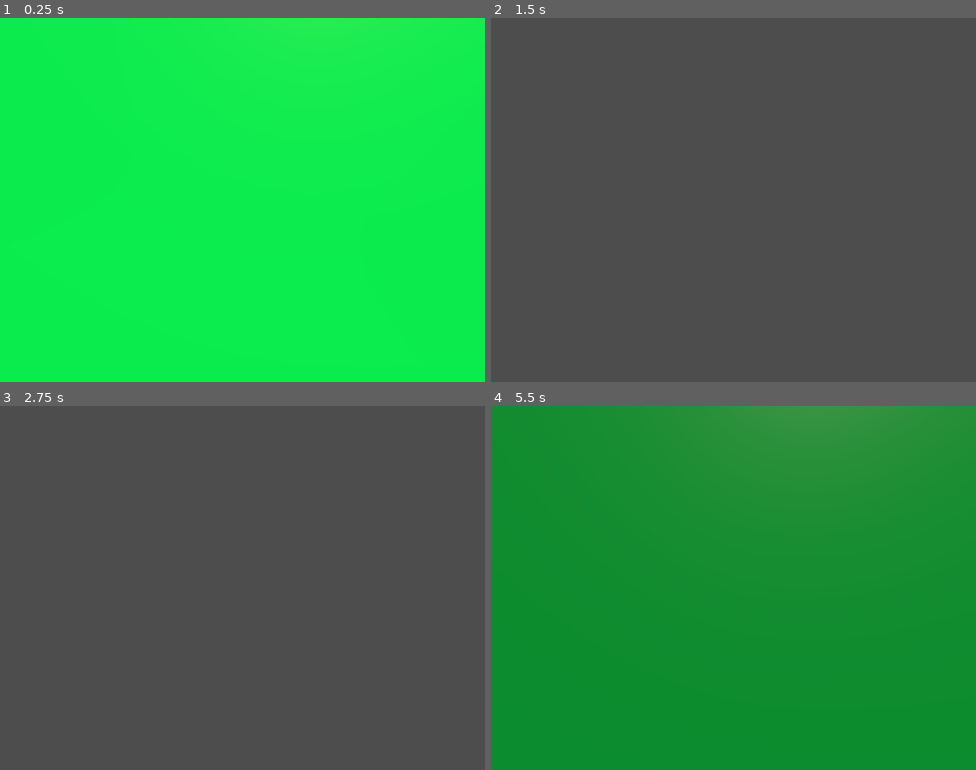
Above: before the commit, frames 1-4 (two rows, left to right).
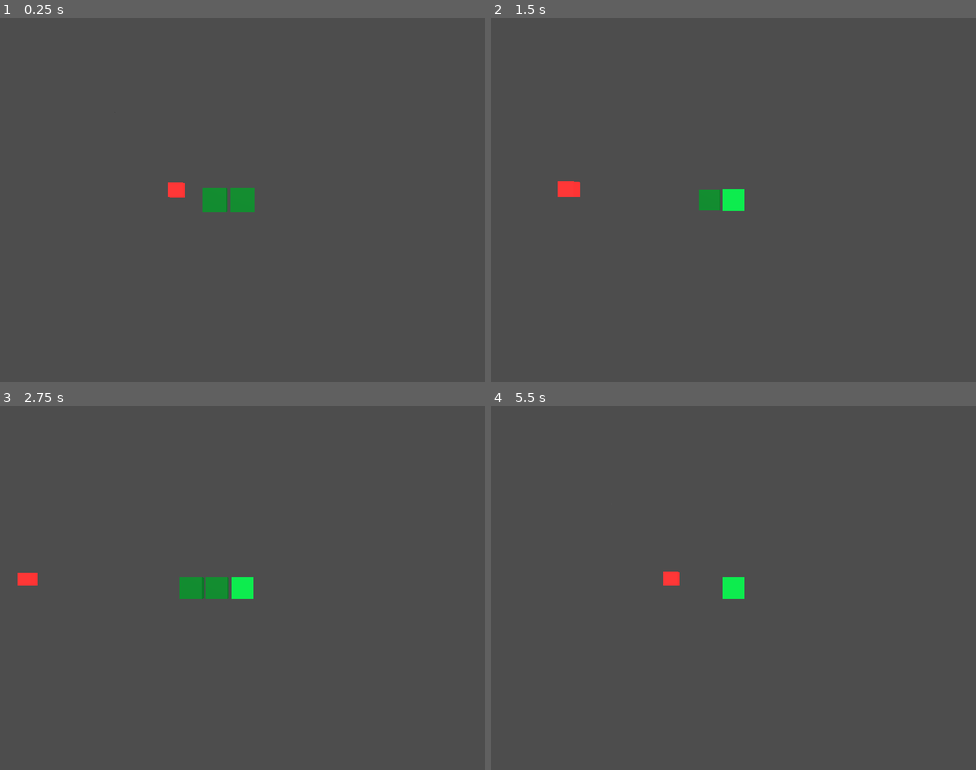
Above: after the commit, the same moments.

Repository: kevindunn766/ai-game-studio
Game: Godot game, scene res://scenes/Main.tscn
Same seed, same stepped clock (60 frames per second), same inputs: the game is played once before the commit and once after it.
Inputs:
- Up to frame 1 (0.25 s): no input
- Up to frame 2 (1.5 s): tap Enter (ui_accept) at 0.5, 0.77 s; hold D (move_right) 0.53-1.28 s; hold S (move_down) from 1.28 s (still down)
- Up to frame 3 (2.75 s): tap Enter (ui_accept) at 1.52 s; release S (move_down) at 2.03 s; hold D (move_right) from 2.03 s (still down)
- Up to frame 4 (5.5 s): release D (move_right) at 2.78 s; hold W (move_up) 2.78-3.53 s; tap Enter (ui_accept) at 3.02, 3.77, 4.52 s; hold A (move_left) 3.53-5.03 s; hold S (move_down) from 5.03 s (still down)

The runs differ from the first frame. In frame 1, 100% of the frame differs, in the area x 0-100%, y 0-100%; in frame 2, 0.7%; in frame 3, 1.0%; in frame 4, 100%.

Commit message:
refactor: proper camera parenting under snake Seg0 with growing spring arm

Diff:
--- a/snake-3d/scenes/Main.tscn
+++ b/snake-3d/scenes/Main.tscn
@@ -32,9 +32,18 @@
 ca_iterations = 4
 spawn_carve_radius = 4
 
-[node name="CameraCranePivot" type="Node3D" parent="."]
+[node name="Snake" type="Node3D" parent="."]
+script = ExtResource("2_snake")
 
-[node name="Camera3D" type="Camera3D" parent="CameraCranePivot"]
+[node name="Seg0" type="Node3D" parent="Snake"]
+
+[node name="CameraCranePivot" type="Node3D" parent="Snake/Seg0"]
+
+[node name="SpringArm3D" type="SpringArm3D" parent="Snake/Seg0/CameraCranePivot"]
+spring_length = 13.9
+collision_mask = 0
+
+[node name="Camera3D" type="Camera3D" parent="Snake/Seg0/CameraCranePivot/SpringArm3D"]
 transform = Transform3D(1, 0, 0, 0, 1, 0, 0, 0, 1, 0, 0, 0)
 script = ExtResource("6_cam")
 target = NodePath("/root/Main/Snake")
@@ -42,9 +51,6 @@
 fov = 55.0
 near = 0.1
 far = 150.0
-
-[node name="Snake" type="Node3D" parent="."]
-script = ExtResource("2_snake")
 
 [node name="Food" type="Node3D" parent="."]
 transform = Transform3D(1, 0, 0, 0, 1, 0, 0, 0, 1, 11, 0.55, 11)
--- a/snake-3d/scripts/camera_controller.gd
+++ b/snake-3d/scripts/camera_controller.gd
@@ -1,44 +1,39 @@
 class_name CameraController extends Camera3D
 
 @export var target: Node3D
-@export var distance: float = 13.5
-@export var height: float = 13.5
-@export var look_ahead: float = 3.0
+@export var base_distance: float = 13.5
+@export var growth_per_segment: float = 0.4
 @export var smooth: float = 5.0
 @export var pivot_height: float = 2.0
+@export var height: float = 0.8
+@export var look_ahead: float = 3.0
 
 var _pivot: Node3D
 var _spring: SpringArm3D
-var _current_offset: Vector3 = Vector3.ZERO
+var _initialized: bool = false
 
 
 func _ready() -> void:
 	if not target:
 		return
 
-	_pivot = Node3D.new()
-	_pivot.name = "CameraCranePivot"
-	target.add_child(_pivot)
+	var seg0: Node3D = target.get_node_or_null("Seg0")
+	if not is_instance_valid(seg0):
+		return
 
-	_spring = SpringArm3D.new()
-	_spring.name = "SpringArm3D"
-	_pivot.add_child(_spring)
+	_pivot = seg0.get_node_or_null("CameraCranePivot")
+	_spring = _pivot.get_node_or_null("SpringArm3D") if _pivot else null
+	if not is_instance_valid(_spring):
+		return
 
-	if get_parent() != _spring:
-		var parent = get_parent()
-		if parent:
-			parent.remove_child(self)
-		_spring.add_child(self)
+	position = Vector3(0.0, height, 0.0)
+	_initialized = true
 
-	_spring.spring_length = distance
-	_spring.collision_mask = 0
-
-	_current_offset = _compute_crane_offset()
-	global_position = target.global_position + _current_offset
+	current = true
 
 
 func _process(delta: float) -> void:
-	if not target or not _pivot or not _spring:
+	if not _initialized or not target or not _pivot or not _spring:
 		return
 
 	var head: Vector3 = target.global_position
@@ -50,16 +45,16 @@
 	_pivot.global_position = head + Vector3(0.0, pivot_height, 0.0)
 	_pivot.look_at(_pivot.global_position + back, Vector3.UP)
 
-	var desired: Vector3 = _compute_crane_offset()
-	_current_offset = _current_offset.lerp(desired, clamp(delta * smooth, 0.0, 1.0))
-	global_position = head + _current_offset
+	var segs: int = 0
+	for child: Node in target.get_children():
+		if child is Node3D and child.name.begins_with("Seg"):
+			segs += 1
+
+	var desired: float = base_distance + segs * growth_per_segment
+	_spring.spring_length = clamp(
+		lerp(_spring.spring_length, desired, clamp(delta * smooth, 0.0, 1.0)),
+		base_distance,
+		base_distance + 99.0 * growth_per_segment
+	)
 
 	look_at(head + back * look_ahead, Vector3.UP)
-
-
-func _compute_crane_offset() -> Vector3:
-	var dir: Vector3 = Vector3.ZERO
-	if target and target.has_method("get_direction"):
-		dir = target.get_direction()
-	var back: Vector3 = -dir if dir != Vector3.ZERO else Vector3.BACK
-	return back * distance + Vector3(0.0, height, 0.0)
--- a/snake-3d/scripts/snake.gd
+++ b/snake-3d/scripts/snake.gd
@@ -82,26 +82,56 @@
 
 func _clear_segment_nodes() -> void:
 	for c: Node in get_children():
+		if c.name == "CameraCranePivot":
+			continue
+		if c.name == "Seg0" and c.get_node_or_null("CameraCranePivot"):
+			continue
 		remove_child(c)
 		c.queue_free()
 
 
 func _segments_changed() -> void:
 	_clear_segment_nodes()
-	for idx: int in segments.size():
+
+	var existing_head: Node3D = get_node_or_null("Seg0")
+	if not existing_head:
+		existing_head = Node3D.new()
+		existing_head.name = "Seg0"
+		add_child(existing_head)
+
+	existing_head.position = segments[0] if not segments.is_empty() else Vector3.ZERO
+
+	for child: Node in existing_head.get_children():
+		if child.name == "CameraCranePivot":
+			continue
+		remove_child(child)
+		child.queue_free()
+
+	var mesh_node := MeshInstance3D.new()
+	mesh_node.name = "Mesh"
+	var m := BoxMesh.new()
+	m.size = Vector3(0.85, 0.85, 0.85)
+	mesh_node.mesh = m
+	mesh_node.set_surface_override_material(
+		0,
+		head_material
+	)
+	existing_head.add_child(mesh_node)
+
+	for idx: int in range(1, segments.size()):
 		var seg: Vector3 = segments[idx]
 		var node := Node3D.new()
 		node.name = "Seg%d" % idx
 		node.position = seg
 
-		var mesh_node := MeshInstance3D.new()
-		mesh_node.name = "Mesh"
-		var m := BoxMesh.new()
-		m.size = Vector3(0.85, 0.85, 0.85)
-		mesh_node.mesh = m
-		mesh_node.set_surface_override_material(
+		var mesh_node2 := MeshInstance3D.new()
+		mesh_node2.name = "Mesh"
+		var m2 := BoxMesh.new()
+		m2.size = Vector3(0.85, 0.85, 0.85)
+		mesh_node2.mesh = m2
+		mesh_node2.set_surface_override_material(
 			0,
-			head_material if idx == 0 else body_material
+			body_material
 		)
-		node.add_child(mesh_node)
+		node.add_child(mesh_node2)
 		add_child(node)
Not shown: 1 places in snake-3d/scenes/Main.tscn that only renumber resources
